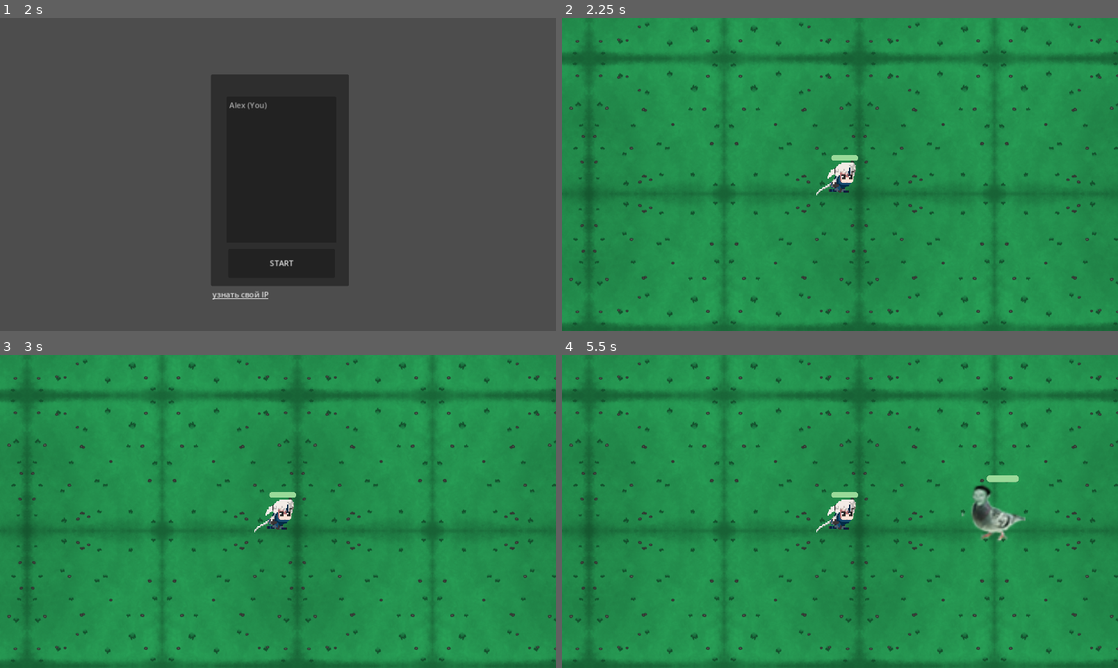
Above: before the commit, frames 1-4 (two rows, left to right).
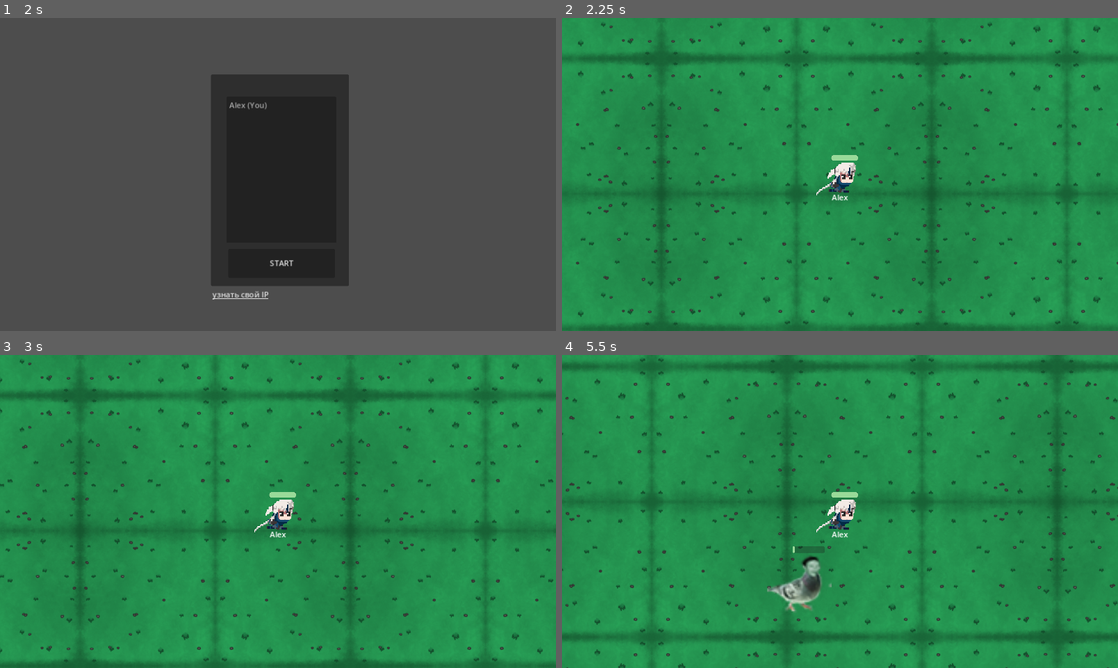
Above: after the commit, the same moments.

Repository: FRFGreyFox/FRF
Game: Godot game, scene res://Levels/Scenes/lobby.tscn
Two runs of this game, one before a commit and one after it. Both use one fixed random seed, a clock stepped at 60 frames per second and the inputs below.
Inputs (mouse positions are in pixels of both pictures, inside the frame that each line leads up to):
- Up to frame 1 (2 s): click (244, 152) at 0.52 s; type "Alex" at 0.6 s; click "Host" at 1.25 s
- Up to frame 2 (2.25 s): click "START" at 2 s
- Up to frame 3 (3 s): tap Enter at 2.75 s; hold D (move_right) from 2.78 s (still down)
- Up to frame 4 (5.5 s): release D (move_right) at 3.53 s; hold S (move_down) 3.53-4.28 s; hold D (move_right) 4.28-5.03 s; hold W (move_up) from 5.03 s (still down)

Frame 1 is identical in both runs. In frame 2, 12% of the frame differs, in the area x 0-100%, y 0-100%; in frame 3, 10%; in frame 4, 22%.

Commit message:
refactoring

Diff:
--- /dev/null
+++ b/Enemy/BasicEnemy.gd
@@ -0,0 +1,19 @@
+extends CharacterBody2D
+
+class_name BasicEnemy
+
+@export var max_hp: int = 150
+@export var movement_speed = 100.0
+@export var hp_bar_fill_color = Color(190, 0, 0)
+
+var current_hp = max_hp
+
+
+func set_hp(new_hp: int):
+	current_hp = new_hp
+
+func set_movement_speed(new_speed: float):
+	movement_speed = new_speed
+
+func take_damage(damage_count: int):
+	current_hp -= damage_count
--- /dev/null
+++ b/Enemy/BasicEnemy.tscn
@@ -0,0 +1,6 @@
+[gd_scene load_steps=2 format=3 uid="uid://fqynsij5x25t"]
+
+[ext_resource type="Script" path="res://Enemy/BasicEnemy.gd" id="1_xfsby"]
+
+[node name="BasicEnemy" type="CharacterBody2D"]
+script = ExtResource("1_xfsby")
--- /dev/null
+++ b/Enemy/Spawn/spawn_info.gd
@@ -0,0 +1,18 @@
+extends Resource
+
+class_name Spawn_info
+
+# Объект врага
+@export var enemy: Resource
+
+# Сколько противников всего в волне.
+@export var enemy_total_count: int = 100
+
+# Задержка между спавном (в секундах)
+@export var enemy_spawn_delay: float = 10
+
+# Кол-во объектов за итерацию эскалирования
+@export var enemy_count_escalating: int = 5
+
+# Кол-во объектов при первой итерации
+@export var enemy_first_wave_count: int = 10
--- a/Enemy/EnemyHarchagoul.gd
+++ b/Enemy/Waves/Wave_1/EnemyHarchagoul.gd
@@ -1,18 +1,13 @@
-extends CharacterBody2D
-
-
-@export var movement_speed = 100.0
-@export var max_hp = 10
-@export var hp_bar_fill_color = Color(190, 0, 0)
+extends BasicEnemy
 
 @onready var sprite = $sprite
 @onready var anim = $AnimationPlayer
 @onready var health_bar = $HealthBar
 
-var hp = 10
 
 func _ready():
 	anim.play("walk")
+
 
 func _physics_process(_delta):
 	var nearest_player
@@ -32,7 +27,8 @@
 	elif direction.x > -0.1:
 		sprite.flip_h = false
 
-func _on_hurt_box_hurt(damage):
-	hp -= damage
-	if hp <= 0:
+
+func _on_hurt_box_hurt(damage: int):
+	take_damage(damage)
+	if current_hp <= 0:
 		queue_free()
--- a/Enemy/EnemyHarchagoul.tscn
+++ b/Enemy/Waves/Wave_1/EnemyHarchagoul.tscn
@@ -1,7 +1,7 @@
 [gd_scene load_steps=12 format=3 uid="uid://dpq5tvydnvgi6"]
 
-[ext_resource type="Script" path="res://Enemy/EnemyHarchagoul.gd" id="1_rr8oh"]
-[ext_resource type="Texture2D" uid="uid://cdbgobbpn538e" path="res://Enemy/sEnemy_strip7.png" id="2_bjwhj"]
+[ext_resource type="Script" path="res://Enemy/Waves/Wave_1/EnemyHarchagoul.gd" id="1_rr8oh"]
+[ext_resource type="Texture2D" uid="uid://cdbgobbpn538e" path="res://Enemy/Waves/Wave_1/sEnemy_strip7.png" id="2_bjwhj"]
 [ext_resource type="PackedScene" uid="uid://b54svb1s4kpin" path="res://Utility/hurt_box.tscn" id="3_k3yh6"]
 [ext_resource type="PackedScene" uid="uid://dfivkfay22xqg" path="res://Utility/hit_box.tscn" id="4_2i2p0"]
 [ext_resource type="PackedScene" uid="uid://cadsa22r6nfef" path="res://Utility/HealthBar.tscn" id="5_cddim"]
--- /dev/null
+++ b/Enemy/Waves/basic_wave.gd
@@ -0,0 +1,40 @@
+extends Node2D
+
+class_name BasicWave
+
+@export var spawn_info: Spawn_info
+
+@onready var spawn_timer = $spawn_timer
+@onready var current_enemeis_count = spawn_info.enemy_first_wave_count
+
+
+func run():
+	# Стартуем что-бы сразу начался вызов призыва.
+	spawn_timer.start()
+	# Корректируем таймер под задержку.
+	spawn_timer.wait_time = spawn_info.enemy_spawn_delay
+
+
+func get_enemy_random_position():
+	var viewport_size = get_viewport_rect().size * randf_range(1.1, 1.4)
+	# var min_x = player.global_position.x - viewport_size.x / 2
+	# var min_y = player.global_position.y - viewport_size.y / 2
+	var min_x = 0
+	var min_y = 0
+	match randi_range(1,4):
+		1:
+			return Vector2(randf_range(min_x, min_x + viewport_size.x), min_y)
+		2:
+			return Vector2(randf_range(min_x, min_x + viewport_size.x), min_y + viewport_size.y)
+		3:
+			return Vector2(min_x + viewport_size.x, randf_range(min_y, min_y + viewport_size.y))
+		4:
+			return Vector2(min_x, randf_range(min_y, min_y + viewport_size.y))
+
+
+func _on_spawn_timer_timeout():
+	for enemy_id in range(current_enemeis_count):
+		var new_enemy = spawn_info.enemy.instantiate()
+		new_enemy.global_position = get_enemy_random_position()
+		self.get_parent().get_parent().get_node("Enemies").add_child(new_enemy)
+	current_enemeis_count += spawn_info.enemy_count_escalating
--- /dev/null
+++ b/Enemy/Waves/basic_wave.tscn
@@ -0,0 +1,11 @@
+[gd_scene load_steps=2 format=3 uid="uid://1g515kp1r0sn"]
+
+[ext_resource type="Script" path="res://Enemy/Waves/basic_wave.gd" id="1_jc2dq"]
+
+[node name="BasicWave" type="Node2D"]
+script = ExtResource("1_jc2dq")
+
+[node name="spawn_timer" type="Timer" parent="."]
+wait_time = 0.5
+
+[connection signal="timeout" from="spawn_timer" to="." method="_on_spawn_timer_timeout"]
--- a/Levels/Scenes/endless.tscn
+++ b/Levels/Scenes/endless.tscn
@@ -1,28 +1,27 @@
-[gd_scene load_steps=6 format=3 uid="uid://b5yamm2dwtyn2"]
+[gd_scene load_steps=7 format=3 uid="uid://b5yamm2dwtyn2"]
 
 [ext_resource type="Texture2D" uid="uid://ciu6hsih6jdm0" path="res://Sprite/sMap2.png" id="1_57emo"]
-[ext_resource type="PackedScene" uid="uid://wy0k4ge7rfcc" path="res://Utility/enemy_spawner.tscn" id="3_rvtc8"]
-[ext_resource type="PackedScene" uid="uid://dpq5tvydnvgi6" path="res://Enemy/EnemyHarchagoul.tscn" id="4_6mu46"]
-[ext_resource type="Script" path="res://Utility/Spawn_info.gd" id="5_j6rht"]
+[ext_resource type="Script" path="res://Levels/Scripts/endless.gd" id="1_apguw"]
+[ext_resource type="PackedScene" uid="uid://1g515kp1r0sn" path="res://Enemy/Waves/basic_wave.tscn" id="3_4d462"]
+[ext_resource type="PackedScene" uid="uid://dpq5tvydnvgi6" path="res://Enemy/Waves/Wave_1/EnemyHarchagoul.tscn" id="4_ryvao"]
+[ext_resource type="Script" path="res://Enemy/Spawn/spawn_info.gd" id="5_6tvdj"]
 
-[sub_resource type="Resource" id="Resource_6tn21"]
-script = ExtResource("5_j6rht")
-time_start = 0
-time_end = 5
-enemy = ExtResource("4_6mu46")
-enemy_number = 1
-enemy_spawn_delay = 0.0
+[sub_resource type="Resource" id="Resource_5h8d4"]
+script = ExtResource("5_6tvdj")
+enemy = ExtResource("4_ryvao")
+enemy_total_count = 100
+enemy_spawn_delay = 10.0
+enemy_count_escalating = 5
+enemy_first_wave_count = 10
 
 [node name="Endless" type="Node2D"]
+script = ExtResource("1_apguw")
 
 [node name="Background" type="Sprite2D" parent="."]
 texture_repeat = 3
 texture = ExtResource("1_57emo")
 region_enabled = true
 region_rect = Rect2(-4000, -4000, 4000, 4000)
-
-[node name="EnemySpawner" parent="." instance=ExtResource("3_rvtc8")]
-spawns = Array[ExtResource("5_j6rht")]([SubResource("Resource_6tn21")])
 
 [node name="PlayersSpawnPoints" type="Node2D" parent="."]
 
@@ -32,4 +31,29 @@
 [node name="1" type="Marker2D" parent="PlayersSpawnPoints"]
 position = Vector2(150, 0)
 
+[node name="2" type="Marker2D" parent="PlayersSpawnPoints"]
+position = Vector2(0, 150)
+
+[node name="3" type="Marker2D" parent="PlayersSpawnPoints"]
+position = Vector2(0, -150)
+
 [node name="Players" type="Node2D" parent="."]
+
+[node name="Enemies" type="Node2D" parent="."]
+
+[node name="waves_timer" type="Timer" parent="."]
+wait_time = 3000.0
+autostart = true
+
+[node name="first_wave_timer" type="Timer" parent="."]
+wait_time = 2.0
+one_shot = true
+autostart = true
+
+[node name="Waves" type="Node2D" parent="."]
+
+[node name="1" parent="Waves" instance=ExtResource("3_4d462")]
+spawn_info = SubResource("Resource_5h8d4")
+
+[connection signal="timeout" from="waves_timer" to="." method="_on_waves_timer_timeout"]
+[connection signal="timeout" from="first_wave_timer" to="." method="_on_first_wave_timer_timeout"]
--- /dev/null
+++ b/Levels/Scripts/endless.gd
@@ -0,0 +1,26 @@
+extends Node2D
+
+@export var current_wave_id: int = 0
+
+@onready var waves_node = $Waves
+@onready var enemies = $Enemies
+
+var current_wave: BasicWave
+
+
+func _run_current_wave():
+	current_wave = waves_node.get_child(current_wave_id)
+	current_wave.run()
+
+
+func _update_current_wave_index():
+	current_wave_id += 1
+
+
+func _on_first_wave_timer_timeout():
+	_run_current_wave()
+
+
+func _on_waves_timer_timeout():
+	_update_current_wave_index()
+	_run_current_wave()
--- a/Levels/Scripts/gamestate.gd
+++ b/Levels/Scripts/gamestate.gd
@@ -1,5 +1,4 @@
 extends Node
-
 
 # Signals to let lobby GUI know what's going on.
 signal player_list_changed()
@@ -14,31 +13,37 @@
 const DEFAULT_PORT = 10567
 
 # Max number of players.
-const MAX_PEERS = 12
+const MAX_PEERS = 3
 
 var peer = null
 
 # Name for my player.
-var player_name = "Pleyer"
+var player_name = "Player"
 
 # Names for remote players in id:name format.
 var players = {}
 var players_ready = []
 
-var world
+var current_world_scene
 
 
 func _ready():
-	multiplayer.connect("peer_connected", self._player_connected)
+	multiplayer.connect("peer_connected", Callable(self, "_player_connected"))
 	multiplayer.connect("peer_disconnected", Callable(self, "_player_disconnected"))
 	multiplayer.connect("connected_to_server", Callable(self, "_connected_ok"))
 	multiplayer.connect("connection_failed", Callable(self, "_connected_fail"))
 	multiplayer.connect("server_disconnected", Callable(self, "_server_disconnected"))
 
+
+@rpc("call_remote") func _disconnect(id):
+	multiplayer.set_multiplayer_peer(null)
+	push_warning(str(id) + "is disconnected")
+
+
 # Callback from SceneTree.
 func _player_connected(id):
-	# Registration of a client beings here, tell the connected player that we are here.
 	rpc_id(id, "register_player", player_name)
+
 
 # Callback from SceneTree.
 func _player_disconnected(id):
@@ -50,69 +55,60 @@
 		# Unregister this player.
 		unregister_player(id)
 
+
 # Callback from SceneTree, only for clients (not server).
 func _connected_ok():
+	#return
 	# We just connected to a server
 	emit_signal("connection_succeeded")
+
 
 # Callback from SceneTree, only for clients (not server).
 func _server_disconnected():
 	emit_signal("game_error", "Server disconnected")
 	end_game()
 
+
 # Callback from SceneTree, only for clients (not server).
 func _connected_fail():
 	multiplayer.set_multiplayer_peer(null) # Remove peer
 	emit_signal("connection_failed")
 
-@rpc("any_peer") func register_player(new_player_name):
+
+@rpc("any_peer") func register_player(new_player_name: String):
 	var id = multiplayer.get_remote_sender_id()
 	self.players[id] = new_player_name
 	emit_signal("player_list_changed")
 
-func unregister_player(id):
+
+@rpc("any_peer") func unregister_player(id):
 	players.erase(id)
 	emit_signal("player_list_changed")
 
+
 @rpc("any_peer") func pre_start_game(spawn_points):
 	# Change scene.
-	self.world = load("res://Levels/Scenes/endless.tscn").instantiate()
-	get_tree().get_root().add_child(world)
-
+	current_world_scene = load("res://Levels/Scenes/endless.tscn").instantiate()
+	get_tree().get_root().add_child(current_world_scene)
 	get_tree().get_root().get_node("lobby").hide()
-
 	var player_scene = load("res://Player/player.tscn")
-
 	for p_id in spawn_points:
-		var spawn_pos = world.get_node("PlayersSpawnPoints/" + str(spawn_points[p_id])).position
 		var player = player_scene.instantiate()
-
 		player.set_name(str(p_id)) # Use unique ID as node name.
-		player.position = spawn_pos
-		player.set_multiplayer_authority(p_id) #set unique id as master.
+		player.position = current_world_scene.get_node(
+			"PlayersSpawnPoints/" + str(spawn_points[p_id])
+		).position
+		player.set_multiplayer_authority(p_id) # Set unique id as master.
 		if p_id == multiplayer.get_unique_id():
 			# If node for this peer id, set name.
 			player.set_player_name(player_name)
 		else:
 			# Otherwise set name from peer.
 			player.set_player_name(self.players[p_id])
-
-		self.world.get_node("Players").add_child(player)
-
-	# Set up score.
-	# world.get_node("Score").add_player(multiplayer.get_unique_id(), player_name)
-	# for pn in players:
-	# 	world.get_node("Score").add_player(pn, players[pn])
-
+		player.set_player_id(p_id)
+		current_world_scene.get_node("Players").add_child(player)
 	if not multiplayer.is_server():
-		# Tell server we are ready to start.
 		rpc_id(1, "ready_to_start", multiplayer.get_unique_id())
-	#elif players.size() == 0:
-	#	post_start_game()
-
-
-#@rpc("any_peer") func post_start_game():
-#	multiplayer.set_pause(false) # Unpause and unleash the game!
 
 
 @rpc("any_peer") func ready_to_start(id):
@@ -120,11 +116,6 @@
 
 	if not id in players_ready:
 		players_ready.append(id)
-
-	#if players_ready.size() == players.size():
-	#	for p in players:
-	#		rpc_id(p, "post_start_game")
-	#	post_start_game()
 
 
 func host_game(new_player_name):
@@ -160,9 +151,8 @@
 		spawn_points[p] = spawn_point_idx
 		spawn_point_idx += 1
 	# Call to pre-start game with the spawn points.
-	for p in players:
-		rpc_id(p, "pre_start_game", spawn_points)
-
+	for player in players:
+		rpc_id(player, "pre_start_game", spawn_points)
 	pre_start_game(spawn_points)
 
 
--- a/Levels/Scripts/lobby.gd
+++ b/Levels/Scripts/lobby.gd
@@ -22,36 +22,34 @@
 	if OS.has_environment("USERNAME"):
 		connect_name.text = OS.get_environment("USERNAME")
 	else:
-		var desktop_path = OS.get_system_dir(0).replace("\\", "/").split("/")
+		var desktop_path = OS.get_system_dir(OS.SYSTEM_DIR_DESKTOP).replace("\\", "/").split("/")
 		connect_name.text = desktop_path[desktop_path.size() - 2]
 
 
+func _check_player_name(player_name: String) -> bool:
+	if player_name == "":
+		connect_error_text.set_text("Invalid name!")
+		return false
+	return true
+
+
 func _on_host_pressed():
-	if connect_name.text == "":
-		connect_error_text.set_text("Invalid name!")
+	if not _check_player_name(connect_name.text):
 		return
-
 	connect_node.hide()
 	players_node.show()
-	connect_error_text.set_text("")
-
-	var player_name = connect_name.text
-	gamestate.host_game(player_name)
+	gamestate.host_game(connect_name.text)
 	refresh_lobby()
 
 
 func _on_join_pressed():
-	if connect_name.text == "":
-		connect_error_text.set_text("Invalid name!")
+	if not _check_player_name(connect_name.text):
 		return
 
 	var ip = connect_ip.text
 	if not ip.is_valid_ip_address():
 		connect_error_text.set_text("Invalid IP address!")
 		return
-
-	connect_error_text.set_text("")
-	host_button.disabled = true
 
 	var player_name = connect_name.text
 	gamestate.join_game(ip, player_name)
@@ -76,9 +74,7 @@
 	join_button.disabled = false
 
 
-func _on_game_error(errtxt):
-	# $ErrorDialog.dialog_text = errtxt
-	# $ErrorDialog.popup_centered_clamped()
+func _on_game_error():
 	host_button.disabled = false
 	join_button.disabled = false
 
@@ -88,9 +84,8 @@
 	players.sort()
 	players_list.clear()
 	players_list.add_item(gamestate.get_player_name() + " (You)")
-	for p in players:
-		players_list.add_item(p)
-
+	for player in players:
+		players_list.add_item(player)
 	players_start.disabled = not multiplayer.is_server()
 
 
--- a/Player/player.gd
+++ b/Player/player.gd
@@ -1,27 +1,35 @@
 extends CharacterBody2D
 
-@export var movement_speed = 200
+@export var base_movement_speed = 200
 @export var max_hp = 50
 @export var hp_bar_fill_color = Color(0, 190, 0)
+@export var player_id := 1 :
+	set(id):
+		player_id = id
 
 @onready var sprite = $Sprite
 @onready var walkTimer = $walkTimer
 @onready var health_bar = $HealthBar
-@export var player := 1 :
-	set(id):
-		player = id
+@onready var current_movement_speed = base_movement_speed
 
 var puppet_pos = Vector2()
 var puppet_motion = Vector2()
 var hp = 50
 
+
+func _ready():
+	if player_id == multiplayer.get_unique_id():
+		$Camera2D.make_current()
+
+func set_player_id(id: int):
+	player_id = id
+
+func get_player_id() -> int:
+	return player_id
+
 @rpc("any_peer") func _update_state(p_pos, p_motion):
 	puppet_pos = p_pos
 	puppet_motion = p_motion
-
-func _ready():
-	if player == multiplayer.get_unique_id():
-		$Camera2D.make_current()
 
 func _physics_process(_delta):
 	_new_movement()
@@ -29,11 +37,13 @@
 func _new_movement():
 	var motion = Vector2()
 
-	if not is_multiplayer_authority():
+	if is_multiplayer_authority():
 		if Input.is_action_pressed("move_left"):
 			motion += Vector2(-1, 0)
+			sprite.flip_h = true
 		if Input.is_action_pressed("move_right"):
 			motion += Vector2(1, 0)
+			sprite.flip_h = false
 		if Input.is_action_pressed("move_up"):
 			motion += Vector2(0, -1)
 		if Input.is_action_pressed("move_down"):
@@ -46,41 +56,21 @@
 	var animation: AnimationPlayer = get_node("Animation")
 	if motion.x != 0 or motion.y != 0:
 		animation.play("walk")
+		animation.set_speed_scale((current_movement_speed / base_movement_speed) + (float(current_movement_speed % base_movement_speed) / base_movement_speed))
 	else:
 		animation.stop()
 
 	# FIXME: Use move_and_slide
-	set_velocity(motion * movement_speed)
+	set_velocity(motion * current_movement_speed)
 	move_and_slide()
 	if not is_multiplayer_authority():
 		puppet_pos = position # To avoid jitter
 
-func movement():
-	var x_mov = Input.get_action_strength("right") - Input.get_action_strength("left")
-	var y_mov = Input.get_action_strength("down") - Input.get_action_strength("up")
-	var mov = Vector2(x_mov, y_mov)
-
-	if x_mov < 0:
-		sprite.flip_h = true
-	elif x_mov > 0:
-		sprite.flip_h = false
-
-	if mov != Vector2.ZERO:
-		if walkTimer.is_stopped():
-			if sprite.frame >= sprite.hframes - 1:
-				sprite.frame = 0
-			else:
-				sprite.frame += 1
-			walkTimer.start()
-	velocity = mov.normalized()*movement_speed
-	move_and_slide()
-
 func _process(delta):
-	self.health_bar.update_health_bar(self.hp)
+	health_bar.update_health_bar(self.hp)
 
 func _on_hurt_box_hurt(damage):
 	hp -= damage
 
-func set_player_name(new_name):
-	# get_node("label").set_text(new_name)
-	pass
+func set_player_name(new_name: String):
+	get_node("player_name_label").set_text(new_name)
--- a/Player/player.tscn
+++ b/Player/player.tscn
@@ -39,6 +39,7 @@
 properties/0/sync = true
 
 [node name="Player" type="CharacterBody2D"]
+z_index = 1
 motion_mode = 1
 script = ExtResource("1_872t5")
 
@@ -47,6 +48,23 @@
 scale = Vector2(0.473, 0.5)
 texture = ExtResource("2_t2071")
 hframes = 6
+
+[node name="HealthBar" parent="." instance=ExtResource("4_hs8up")]
+offset_left = -18.0
+offset_top = -40.0
+offset_right = -18.0
+offset_bottom = -40.0
+scale = Vector2(0.5, 0.5)
+
+[node name="player_name_label" type="Label" parent="."]
+offset_left = -45.0
+offset_top = 36.0
+offset_right = 46.0
+offset_bottom = 62.0
+text = "Player"
+horizontal_alignment = 1
+
+[node name="Camera2D" type="Camera2D" parent="."]
 
 [node name="CollisionShape2D" type="CollisionShape2D" parent="."]
 visible = false
@@ -60,6 +78,7 @@
 one_shot = true
 
 [node name="HurtBox" parent="." groups=["player"] instance=ExtResource("3_kesnf")]
+visible = false
 position = Vector2(7, 14)
 collision_layer = 2
 collision_mask = 2
@@ -67,13 +86,6 @@
 [node name="CollisionShape2D" parent="HurtBox" index="0"]
 position = Vector2(2, -7)
 shape = SubResource("RectangleShape2D_q1lno")
-
-[node name="HealthBar" parent="." instance=ExtResource("4_hs8up")]
-offset_left = -18.0
-offset_top = -40.0
-offset_right = -18.0
-offset_bottom = -40.0
-scale = Vector2(0.5, 0.5)
 
 [node name="Animation" type="AnimationPlayer" parent="."]
 libraries = {
@@ -83,8 +95,6 @@
 [node name="MultiplayerSynchronizer" type="MultiplayerSynchronizer" parent="."]
 replication_config = SubResource("SceneReplicationConfig_u27gm")
 
-[node name="Camera2D" type="Camera2D" parent="."]
-
 [connection signal="hurt" from="HurtBox" to="." method="_on_hurt_box_hurt"]
 
 [editable path="HurtBox"]
--- a/Utility/HealthBar.gd
+++ b/Utility/HealthBar.gd
@@ -5,13 +5,13 @@
 @onready var bar: ProgressBar = $ProgressBar
 
 func _ready():
-	self.bar.max_value = self.get_parent().max_hp
+	bar.max_value = self.get_parent().max_hp
 
 func set_fill_color(color: Color):
-	self.bar.get_theme_stylebox("fill").bg_color = color
+	bar.get_theme_stylebox("fill").bg_color = color
 
 func set_max_value(max_value):
-	self.bar.max_value = max_value
+	bar.max_value = max_value
 
 func update_health_bar(currennt_health):
-	self.bar.value = currennt_health
+	bar.value = currennt_health
--- a/Utility/HealthBar.tscn
+++ b/Utility/HealthBar.tscn
@@ -10,7 +10,6 @@
 corner_radius_bottom_left = 10
 
 [node name="HealthBar" type="Control"]
-z_index = 1
 layout_mode = 3
 anchors_preset = 15
 anchor_right = 1.0
--- a/Utility/Spawn_info.gd
+++ /dev/null
@@ -1,11 +0,0 @@
-extends Resource
-
-class_name Spawn_info
-
-@export var time_start:int
-@export var time_end:int
-@export var enemy:Resource
-@export var enemy_number:int
-@export var enemy_spawn_delay: float
-
-var spawn_delay_counter = 0
--- a/Utility/enemy_spawner.gd
+++ /dev/null
@@ -1,41 +0,0 @@
-extends Node2D
-
-@export var spawns: Array[Spawn_info] = []
-
-var time = 0
-
-signal changetime(time)
-
-func _on_timer_timeout():
-	time += 1
-	var enemy_spawns = spawns
-	for i in enemy_spawns:
-		if time >= i.time_start and time <= i.time_end:
-			if i.spawn_delay_counter < i.enemy_spawn_delay:
-				i.spawn_delay_counter += 1
-			else:
-				i.spawn_delay_counter = 0
-				var new_enemy = i.enemy
-				var counter = 0
-				while counter < i.enemy_number:
-					var enemy_spawn = new_enemy.instantiate()
-					enemy_spawn.global_position = get_random_position()
-					add_child(enemy_spawn)
-					counter += 1
-
-
-func get_random_position():
-	var viewport_size = get_viewport_rect().size * randf_range(1.1, 1.4)
-	# var min_x = player.global_position.x - viewport_size.x / 2
-	# var min_y = player.global_position.y - viewport_size.y / 2
-	var min_x = 0
-	var min_y = 0
-	match randi_range(1,4):
-		1:
-			return Vector2(randf_range(min_x, min_x + viewport_size.x), min_y)
-		2:
-			return Vector2(randf_range(min_x, min_x + viewport_size.x), min_y + viewport_size.y)
-		3:
-			return Vector2(min_x + viewport_size.x, randf_range(min_y, min_y + viewport_size.y))
-		4:
-			return Vector2(min_x, randf_range(min_y, min_y + viewport_size.y))
--- a/Utility/enemy_spawner.tscn
+++ /dev/null
@@ -1,22 +0,0 @@
-[gd_scene load_steps=5 format=3 uid="uid://wy0k4ge7rfcc"]
-
-[ext_resource type="Script" path="res://Utility/enemy_spawner.gd" id="1_7upt1"]
-[ext_resource type="PackedScene" uid="uid://dpq5tvydnvgi6" path="res://Enemy/EnemyHarchagoul.tscn" id="2_tews6"]
-[ext_resource type="Script" path="res://Utility/Spawn_info.gd" id="3_6hfh5"]
-
-[sub_resource type="Resource" id="Resource_itijb"]
-script = ExtResource("3_6hfh5")
-time_start = 0
-time_end = 5
-enemy = ExtResource("2_tews6")
-enemy_number = 1
-enemy_spawn_delay = 0.0
-
-[node name="EnemySpawner" type="Node2D"]
-script = ExtResource("1_7upt1")
-spawns = Array[ExtResource("3_6hfh5")]([SubResource("Resource_itijb")])
-
-[node name="Timer" type="Timer" parent="."]
-autostart = true
-
-[connection signal="timeout" from="Timer" to="." method="_on_timer_timeout"]
Renamed: Enemy/sEnemy_strip7.png -> Enemy/Waves/Wave_1/sEnemy_strip7.png
Not shown, changed: Enemy/Waves/Wave_1/sEnemy_strip7.png.import
